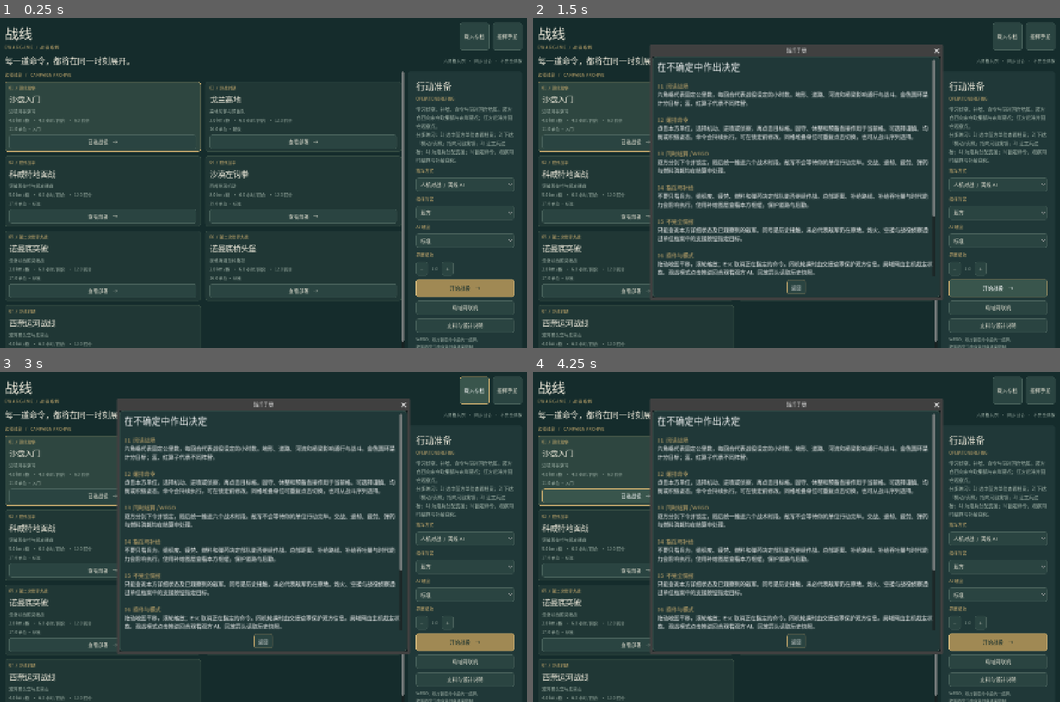
Above: before the commit, frames 1-4 (two rows, left to right).
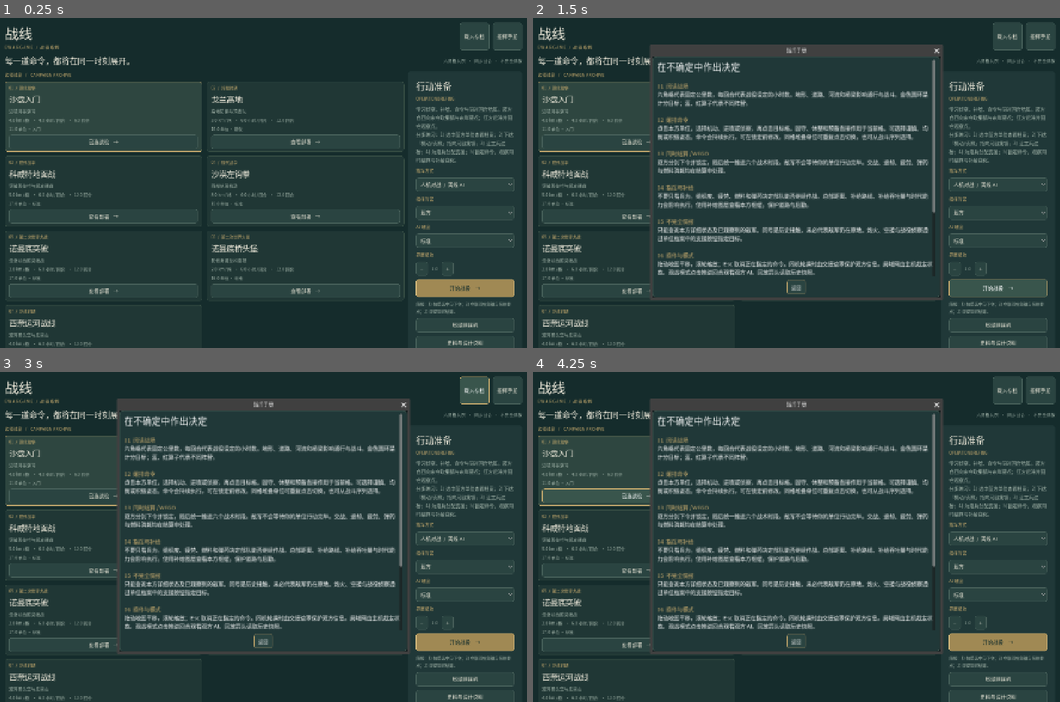
Above: after the commit, the same moments.

Repository: ghostLLC/ewargame
Game: Godot game, scene res://main.tscn
The game is run twice, just before and just after one commit, with the same random seed, the same clock (stepped at 60 frames per second) and the same inputs.
Inputs:
- Up to frame 1 (0.25 s): no input
- Up to frame 2 (1.5 s): click "指挥手册" at 0.5 s; click "开始战役 →" at 1.25 s
- Up to frame 3 (3 s): click "开始战役 →" at 2 s; click "载入存档" at 2.75 s
- Up to frame 4 (4.25 s): click "已选战役 →" at 3.5 s

The runs differ from the first frame. In frame 1, 2.4% of the frame differs, in the area x 16-98%, y 16-100%; in frame 2, 0.9%; in frame 3, 0.9%; in frame 4, 0.9%.

Commit message:
polish: next-unordered hotkey, support map mark, path warn, center select

Diff:
--- a/game/session.gd
+++ b/game/session.gd
@@ -141,6 +141,16 @@
 		return _fail("回合已经锁定或战役已经结束")
 	var result: Dictionary = _engine.submit_order(_state, side, order)
 	if result.get("ok", false):
+		if str(order.get("kind","")) in ["move","attack","retreat","recon"] and not order.get("target", []).is_empty():
+			var unit = null
+			for u in _state.units:
+				if str(u.get("id","")) == str(order.get("unit_id","")):
+					unit = u
+					break
+			if unit != null:
+				var path = _engine.preview_move(_state, str(order.unit_id), order.target)
+				if path is Dictionary and not path.get("ok", false):
+					notice.emit("警告：目标可能不可达（无可行路径）")
 		_publish()
 	else:
 		notice.emit(str(result.get("error", "命令无效")))
--- a/game/ui/hex_map.gd
+++ b/game/ui/hex_map.gd
@@ -204,6 +204,15 @@
 		var last = pts[pts.size()-1]
 		var dir = (pts[pts.size()-1]-pts[pts.size()-2]).normalized()
 		draw_colored_polygon(PackedVector2Array([last,last+dir.rotated(0.42)*rad*0.42,last+dir.rotated(-0.42)*rad*0.42]),Color("b79953"))
+	var support = observation.get("support", {})
+	if support is Dictionary and not support.is_empty():
+		var st = support.get("target", [])
+		if st is Array and st.size() == 2:
+			var at = _center(int(st[0]), int(st[1]))
+			var kind = str(support.get("kind", ""))
+			var col = Color("a35745") if kind == "artillery" else Color("576f6a") if kind == "air" else Color("b39a5e")
+			draw_arc(at, rad * 0.7, 0, TAU, 24, col, 2.4, true)
+			_label(at + Vector2(0, -rad * 0.9), {"artillery":"炮火","air":"空援","recon":"侦察"}.get(kind, kind), col, 11)
 	# supply paths when overlay supply
 	if overlay == "supply":
 		for unit in observation.get("units", []):
--- a/game/ui/main.gd
+++ b/game/ui/main.gd
@@ -344,6 +344,11 @@
 	begin.add_theme_stylebox_override("normal",_box(Color("a08954"),5,Color("d7bc7e")))
 	begin.add_theme_color_override("font_color",Color("122c2b"))
 	config.add_child(begin)
+	var brief = str(chosen.get("brief_goals", ""))
+	if brief != "":
+		var brief_label = _label("简报：" + brief,11,MUTED)
+		brief_label.autowrap_mode = TextServer.AUTOWRAP_WORD_SMART
+		config.add_child(brief_label)
 	config.add_child(_button("局域网联机",_lan_dialog))
 	config.add_child(_button("史料与设计说明",func(): _sources(chosen)))
 	var note = _label("WEGO：双方锁定命令后统一结算。\n敌军强度与命令受战争迷雾限制。",11,MUTED)
@@ -671,6 +676,16 @@
 func _select_unit(id: String) -> void:
 	if not pending_order.is_empty(): return
 	selected_id = id
+	preview_path = []
+	if is_instance_valid(canvas):
+		canvas.preview_path = []
+		for unit in GameSession.view.get("units", []):
+			if str(unit.get("id","")) == id:
+				var rad = canvas._base_radius() * canvas.zoom_level
+				var at = canvas._center(int(unit.get("q",0)), int(unit.get("r",0)))
+				canvas.pan = canvas.size * 0.5 - at
+				saved_pan = canvas.pan
+				break
 	_refresh()
 
 func _choose_order(kind: String) -> void:
@@ -717,6 +732,9 @@
 		result = GameSession.place_order(selected_id,pending_order,[q,r],stance)
 	if result.get("ok",false):
 		pending_order = ""
+		preview_path = []
+		if is_instance_valid(canvas):
+			canvas.preview_path = []
 		_notice("命令已记录，目标 %d, %d。锁定前可重新下令。" % [q,r])
 		_refresh()
 	else:
@@ -849,7 +867,7 @@
 	_dialog("战报 / AFTER ACTION REPORT",text)
 
 func _rules() -> void:
-	_dialog("指挥手册", "[font_size=25]在不确定中作出决定[/font_size]\n\n[co …(721 unchanged characters)… 固守/休整/侦察/预备/撤退/工程；C：锁定回合；Tab：下一单位；Shift+Backspace：清空本回合命令；WASD/方向键：平移地图；+ / −：缩放 …(179 unchanged characters)…
+	_dialog("指挥手册", "[font_size=25]在不确定中作出决定[/font_size]\n\n[co …(721 unchanged characters)… 固守/休整/侦察/预备/撤退/工程；C：锁定回合；Tab：下一单位；Shift+Tab：下一未下令单位；Backspace：撤销选中单位命令；Shift+Backspace：清空本回合命令；WASD/方向键：平移地图；+ / −：缩放 …(179 unchanged characters)…
 
 func _sources(scenario: Dictionary) -> void:
 	var text = "[font_size=23]%s[/font_size]\n\n" % scenario.get("title","")
@@ -1015,6 +1033,16 @@
 		for unit in GameSession.view.get("units", []):
 			if int(unit.get("side",-1)) == int(GameSession.view.get("side",0)):
 				units.append(str(unit.get("id","")))
+		if event.shift_pressed:
+			var orders = view_orders()
+			var pending_units = []
+			for uid in units:
+				if not orders.has(uid):
+					pending_units.append(uid)
+			if not pending_units.is_empty():
+				var cur = pending_units.find(selected_id)
+				_select_unit(pending_units[(cur + 1) % pending_units.size()])
+				return
 		if not units.is_empty():
 			var cur = units.find(selected_id)
 			_select_unit(units[(cur + 1) % units.size()])
